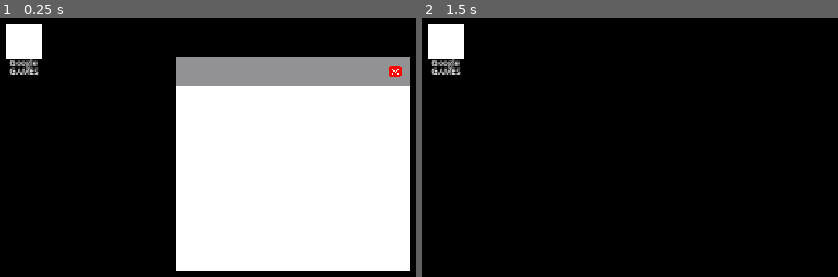
Above: before the commit, frames 1-2 (left to right).
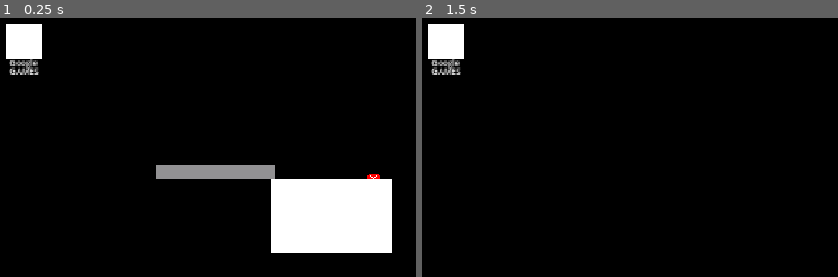
Above: after the commit, the same moments.

Repository: maxwaldman8/gmtk-2026
Game: Godot game, scene res://scenes/screen/screen.tscn
Two runs of this game, one before a commit and one after it. Both use one fixed random seed, a clock stepped at 60 frames per second and the inputs below. This scene is started directly instead of the project's main scene.
Inputs (mouse positions are in pixels of both pictures, inside the frame that each line leads up to; where the layout moved, square brackets give the same spot in the first picture):
- Up to frame 1 (0.25 s): no input
- Up to frame 2 (1.5 s): click (outside the picture) at 0.5 s; click (796, 178) [817, 72] at 1.25 s

The runs differ from the first frame. In frame 1, 38% of the frame differs, in the area x 37-99%, y 15-98%; in frame 2, nothing differs.
Error before the commit: Invalid type in function '_set_dimensions' in base 'Control (GameWindow)'. Cannot convert argument 1 from String to Vector2i. (res://scripts/screen/window.gd:2…

Commit message:
crosshair and window stuff

Diff:
--- a/game-game/scenes/screen.tscn
+++ /dev/null
@@ -1,20 +0,0 @@
-[gd_scene format=3 uid="uid://kguwph0l5i7u"]
-
-[node name="Node2D" type="Control" unique_id=2111894068]
-layout_mode = 3
-anchors_preset = 15
-anchor_right = 1.0
-anchor_bottom = 1.0
-grow_horizontal = 2
-grow_vertical = 2
-
-[node name="ColorRect" type="ColorRect" parent="." unique_id=878542767]
-layout_mode = 1
-anchors_preset = 15
-anchor_right = 1.0
-anchor_bottom = 1.0
-grow_horizontal = 2
-grow_vertical = 2
-size_flags_horizontal = 3
-size_flags_vertical = 3
-color = Color(0.65882355, 1, 1, 1)
--- a/game-game/scenes/screen/screen.tscn
+++ b/game-game/scenes/screen/screen.tscn
@@ -1,7 +1,6 @@
 [gd_scene format=3 uid="uid://bm5ae52p08ktu"]
 
 [ext_resource type="Script" uid="uid://ccymnofn6ccr6" path="res://scripts/screen/screen.gd" id="1_6ukd0"]
-[ext_resource type="PackedScene" uid="uid://dbalyj3yfg0" path="res://scenes/screen/window.tscn" id="1_mip77"]
 [ext_resource type="PackedScene" uid="uid://b5yslbaif30nv" path="res://scenes/screen/application.tscn" id="2_2d861"]
 
 [node name="Screen" type="Control" unique_id=2111894068]
@@ -28,17 +27,13 @@
 [node name="ApplicationLayer" type="CanvasLayer" parent="." unique_id=868816806]
 layer = 2
 
-[node name="Application" parent="ApplicationLayer" unique_id=473881616 instance=ExtResource("2_2d861")]
+[node name="Application" parent="ApplicationLayer" unique_id=473881616 node_paths=PackedStringArray("window_layer") instance=ExtResource("2_2d861")]
 offset_left = 119.0
 offset_top = 76.0
 offset_right = 169.0
 offset_bottom = 146.0
+window_layer = NodePath("../../WindowLayer")
+window_name = "default_window"
 
 [node name="WindowLayer" type="CanvasLayer" parent="." unique_id=929576984]
 layer = 3
-
-[node name="Window" parent="WindowLayer" unique_id=234651246 instance=ExtResource("1_mip77")]
-offset_left = 530.0
-offset_top = 145.0
-offset_right = 530.0
-offset_bottom = 145.0
--- a/game-game/scenes/screen/window.tscn
+++ b/game-game/scenes/screen/window.tscn
@@ -34,6 +34,7 @@
 texture_normal = ExtResource("1_jqdkl")
 
 [node name="WindowBody" type="ColorRect" parent="." unique_id=1507924228]
+visible = false
 layout_mode = 0
 offset_left = -167.0
 offset_top = 21.0
--- /dev/null
+++ b/game-game/scenes/screen/windows/default_window.tscn
@@ -0,0 +1,21 @@
+[gd_scene format=3 uid="uid://coqlgqs1q7kat"]
+
+[node name="DefaultWindow" type="Control" unique_id=521389708]
+layout_mode = 3
+anchors_preset = 0
+offset_right = 173.0
+offset_bottom = 106.5
+
+[node name="ColorRect" type="ColorRect" parent="." unique_id=2103473406]
+layout_mode = 1
+anchors_preset = 8
+anchor_left = 0.5
+anchor_top = 0.5
+anchor_right = 0.5
+anchor_bottom = 0.5
+offset_left = -86.5
+offset_top = -53.25
+offset_right = 86.5
+offset_bottom = 53.25
+grow_horizontal = 2
+grow_vertical = 2
--- a/game-game/scripts/screen/application.gd
+++ b/game-game/scripts/screen/application.gd
@@ -1,7 +1,8 @@
 class_name Application
 extends Control
 
-var window_name : String
+@export var window_layer : CanvasLayer
+@export var window_name : String
 var is_opened : bool = false
 var is_default_opened : bool = true
 var window_instance : GameWindow
@@ -26,6 +27,7 @@
 func _open_window():
 	window_instance = WINDOW_SCENE.instantiate()
 	window_instance.set_up(window_name)
+	window_layer.add_child(window_instance)
 
 
 # on double tap:
--- a/game-game/scripts/screen/window.gd
+++ b/game-game/scripts/screen/window.gd
@@ -4,26 +4,34 @@
 # Will be changing types once get textures/whatnot
 @onready var title_bar : ColorRect = $TitleBar
 @onready var window_body : ColorRect
+var body_scene : PackedScene
+var body_name : String
+var dimensions : Vector2i: set = _set_dimensions
 
-var dimensions : Vector2i: set = _set_dimensions
-var body_name : String
+var body_instance
 
 var is_hovered : bool
 var is_following_mouse : bool = false
-
 const TITLE_BAR_THICKNESS = 20
 
 # Make window draggable by title bar
 # Window bodies will be differing scenes that are loaded in (title bar with X is common functionality)
 
+func _ready() -> void:
+	dimensions = body_instance.size
 
-func set_up(w_dimensions = Vector2i(50, 50), w_body_name = "some default"):
-	dimensions = w_dimensions
+
+func set_up(w_body_name = "default_window"):
 	body_name = w_body_name
+	body_scene = load("res://scenes/screen/windows/" + body_name + ".tscn")
+	body_instance = body_scene.instantiate()
+	add_child(body_instance)
+	global_position = Vector2i(500, 300)
 
 
 func _set_dimensions(new_dimensions: Vector2i) -> void:
 	title_bar.size = Vector2i(new_dimensions.x, TITLE_BAR_THICKNESS)
+	# positions too
 
 
 #region title bar
Binary file added: game-game/sprites/Crosshair Draft.png
Not shown, added: game-game/sprites/Crosshair Draft.png.import
